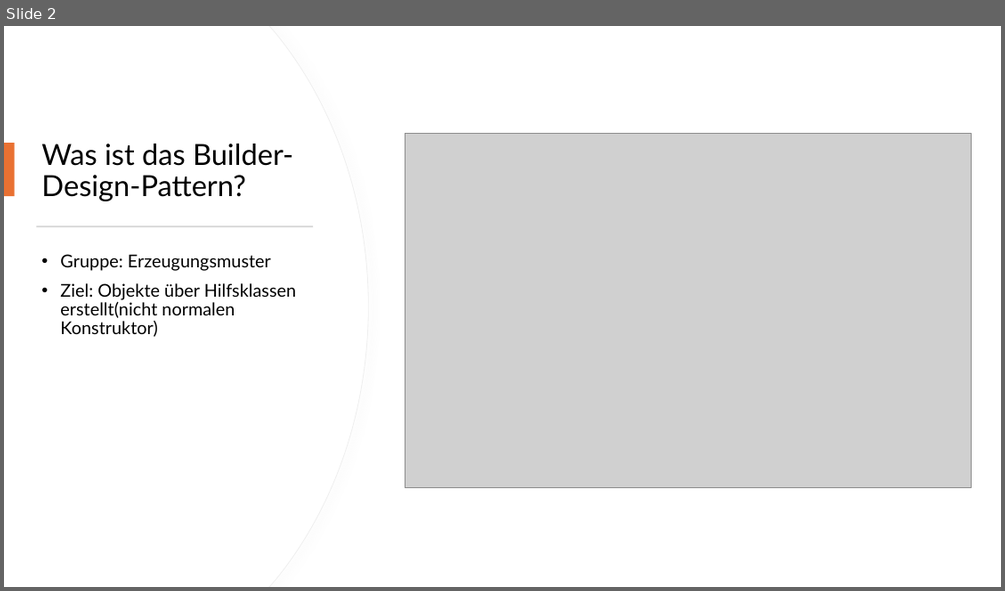
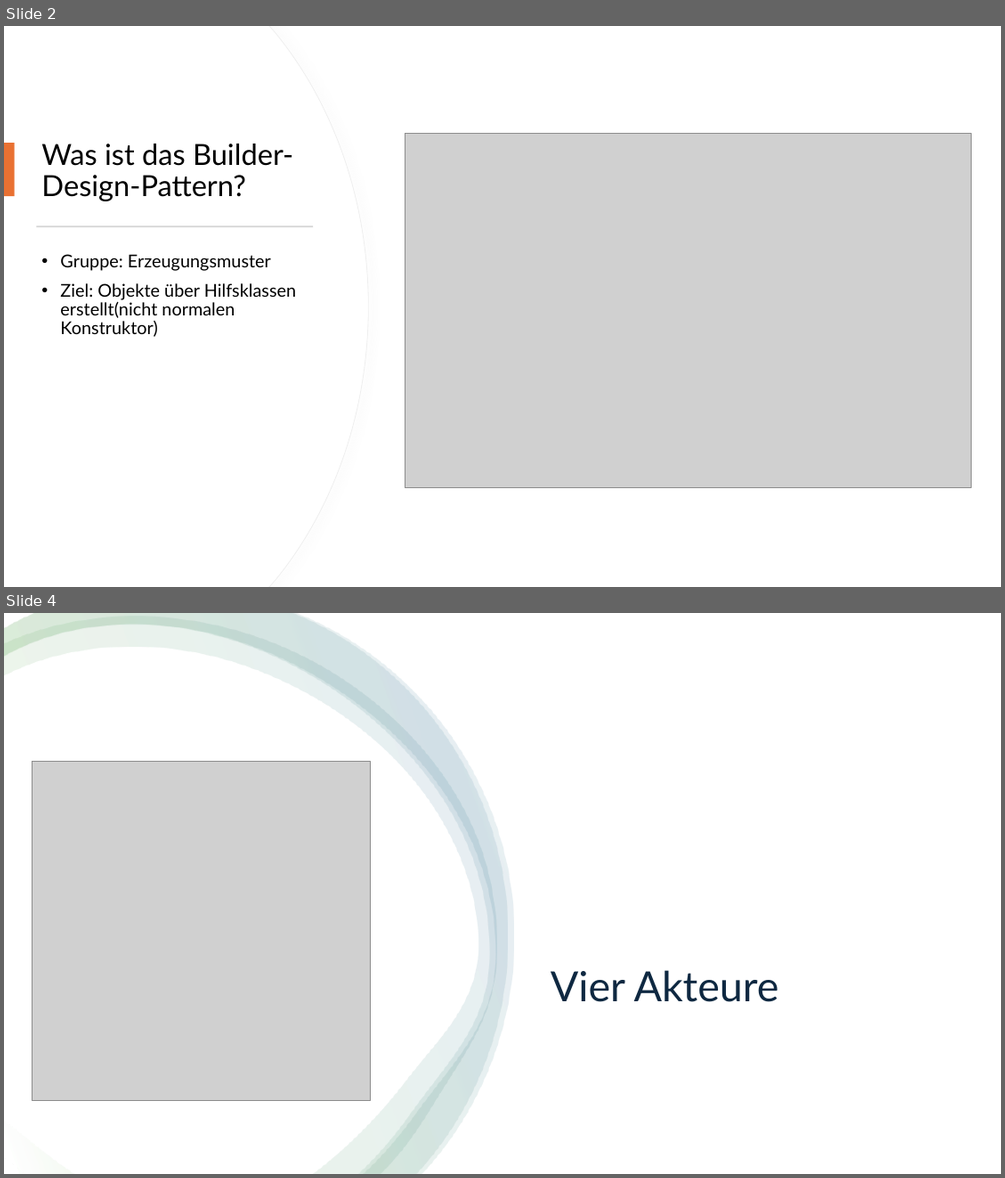
Before and after one commit to HaraldHaarig/Builder-Design-Pattern, a slide deck: Builder-Design-Pattern.pptx. Shown one above the other, each under a label of ours: slide 2 before the commit, slides 2 and 4 after it; the slides between them are not shown. The pictures are 1005x591 and 1005x1178 pixels, drawn with LibreOffice and Linux fonts; fonts in the diff are those of the drawing; grey boxes stand for pictures. Boxes give left, top, right and bottom in pixels: in the first picture for what was removed or moved away, otherwise in the second. Text is boxed around its words. In the diff, an @@ line names an element or a change of style, - is before the commit and + after.

```diff
--- a/Builder-Design-Pattern.pptx
+++ b/Builder-Design-Pattern.pptx
@@ slide 4 added at (4, 613, 1001, 1174), background #FFFFFF @@
@@ rectangle added at (4, 613, 1001, 1174), fill #FFFFFF @@
@@ freeform shape added at (4, 616, 497, 1174), fill gradient #FFFFFF to #4EA72E to #156082 @@
@@ freeform shape added at (4, 613, 508, 1174), fill gradient #FFFFFF to #4EA72E to #156082 @@
@@ freeform shape added at (4, 613, 514, 1173), fill gradient #FFFFFF to #4EA72E to #156082 @@
@@ picture added at (32, 762, 371, 1101) @@
@@ title added at (550, 970, 779, 1002), 40 pt, text #0E2841 @@
+Vier Akteure
```
Also in this commit, not shown: 3 slides changed, 3 other slides added, 2 slides removed.
